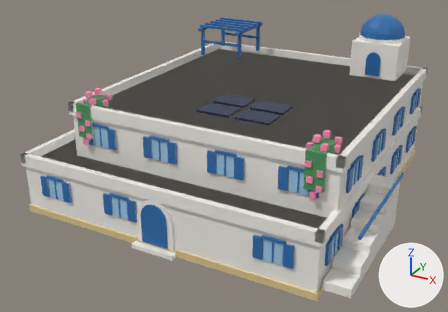
The glTF model assets/managed-models/buildings/house-2x2-2f-aegean-a-solar/house-2x2-2f-aegean-a-solar.glb, before and after one commit.
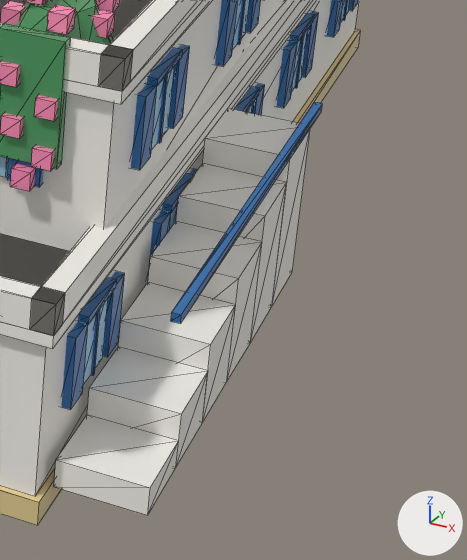
Each version appears first whole from a 50 mm lens placed at (1.62, -3.28, 1.8), pointed at (-0.09, -0.18, 0.25), and next in a close-up on the part from 68% to 100% of the width and 45% to 100% of the height. The lights are fixed; the arrows at lower right show +X, +Y and +Z. The first two pictures are the older version. The close-ups show mesh edges as thin lines. Vertices at exactly the same position are counted once.

The scene before the commit, as lines of its bpy script (objects in view):
```python
me_house_2x2_2f_aegean_a_solar = bpy.data.meshes.new('house-2x2-2f-aegean-a-solar')
me_house_2x2_2f_aegean_a_solar.from_pydata(...)  # 1989 vertices, 3100 faces; spans x -1.0..0.99, y -1.0..1.0, z 0.0..1.03
me_house_2x2_2f_aegean_a_solar.materials.append(mat_m_house_2x2_2f_aegean_a_solar)
ob_house_2x2_2f_aegean_a_solar = bpy.data.objects.new('house-2x2-2f-aegean-a-solar', me_house_2x2_2f_aegean_a_solar)
ob_house_2x2_2f_aegean_a_solar.location = (0.0, 0.0, 0.0)
```
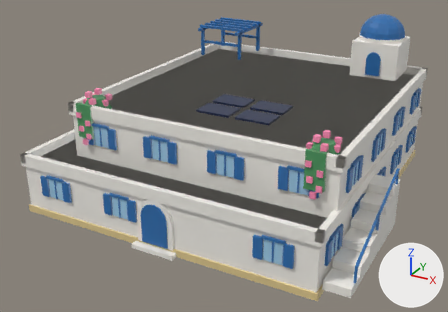
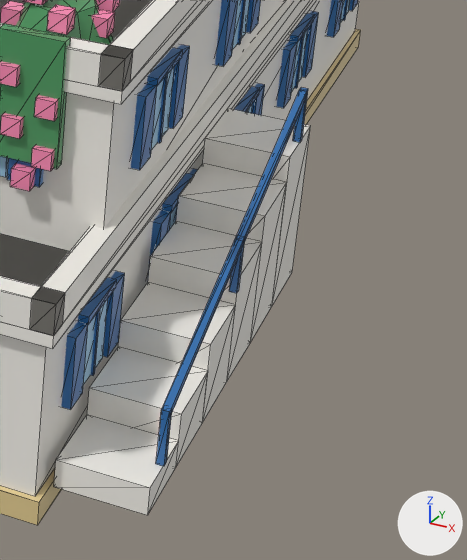
Changed parts and their boxes (x1, y1, x2, y2) in the close-ups (467 x 560 px; the box of a moved part takes in the faces that stretch with it):
part 1 of me_house_2x2_2f_aegean_a_solar, moved or reshaped
    before: (171, 102, 322, 324)
    after: (163, 91, 307, 414)
part 2 of me_house_2x2_2f_aegean_a_solar, added (blue)
    after: (156, 408, 172, 466)
part 3 of me_house_2x2_2f_aegean_a_solar, added
    after: (229, 238, 245, 293)
part 4 of me_house_2x2_2f_aegean_a_solar, added
    after: (293, 87, 308, 142)

The change, as a diff of the scene's bpy script:
```diff
--- a/assets/managed-models/buildings/house-2x2-2f-aegean-a-solar/house-2x2-2f-aegean-a-solar.glb.py
+++ b/assets/managed-models/buildings/house-2x2-2f-aegean-a-solar/house-2x2-2f-aegean-a-solar.glb.py
@@ me_house_2x2_2f_aegean_a_solar @@
 # used by ob_house_2x2_2f_aegean_a_solar; location = (0.0, 0.0, 0.0)
-me_house_2x2_2f_aegean_a_solar.from_pydata(...)  # 1989 vertices, 3100 faces; spans x -1.0..0.99, y -1.0..1.0, z 0.0..1.03
+me_house_2x2_2f_aegean_a_solar.from_pydata(...)  # 2013 vertices, 3136 faces; spans x -1.0..0.99, y -1.0..1.0, z 0.0..1.03
+# me_house_2x2_2f_aegean_a_solar part 1: the loose piece of 8 vertices spanning x 0.97..0.99, y -0.85..-0.07, z 0.32..0.33 is turned 19.7 degrees about the x axis through its middle and scaled by 0.885, then moved by (0.0, -0.07, -0.04)
+# me_house_2x2_2f_aegean_a_solar part 2: a new loose piece, a box spanning x 0.974..0.986, y -0.856..-0.844, z 0.087..0.179, in mat_m_house_2x2_2f_aegean_a_solar
+# me_house_2x2_2f_aegean_a_solar part 3: a new loose piece, a box spanning x 0.974..0.986, y -0.531..-0.519, z 0.203..0.295, in mat_m_house_2x2_2f_aegean_a_solar
+# me_house_2x2_2f_aegean_a_solar part 4: a new loose piece, a box spanning x 0.974..0.986, y -0.206..-0.194, z 0.32..0.412, in mat_m_house_2x2_2f_aegean_a_solar
 me_house_2x2_2f_aegean_a_solar.materials.append(mat_m_house_2x2_2f_aegean_a_solar)
```
